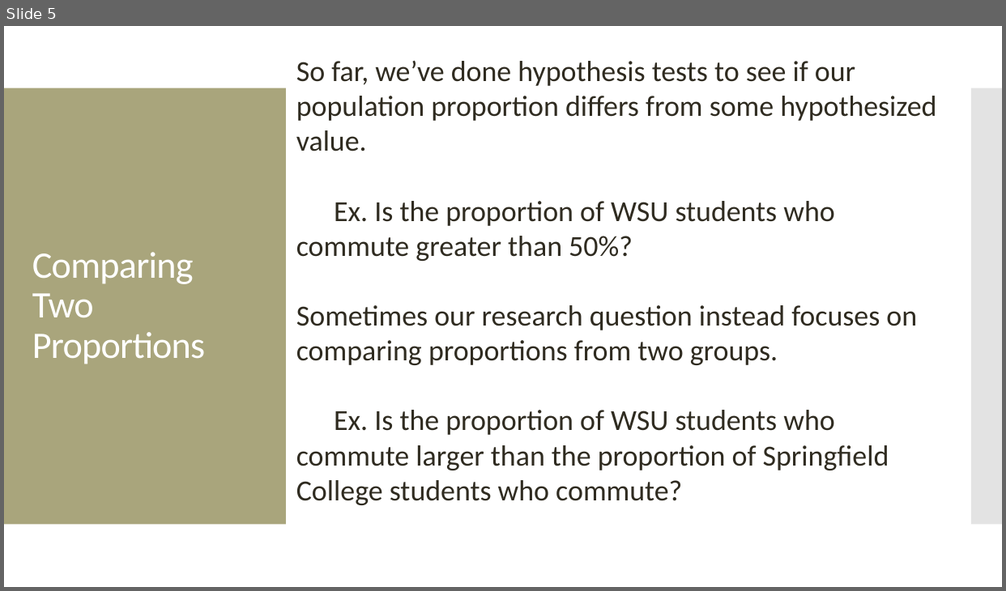
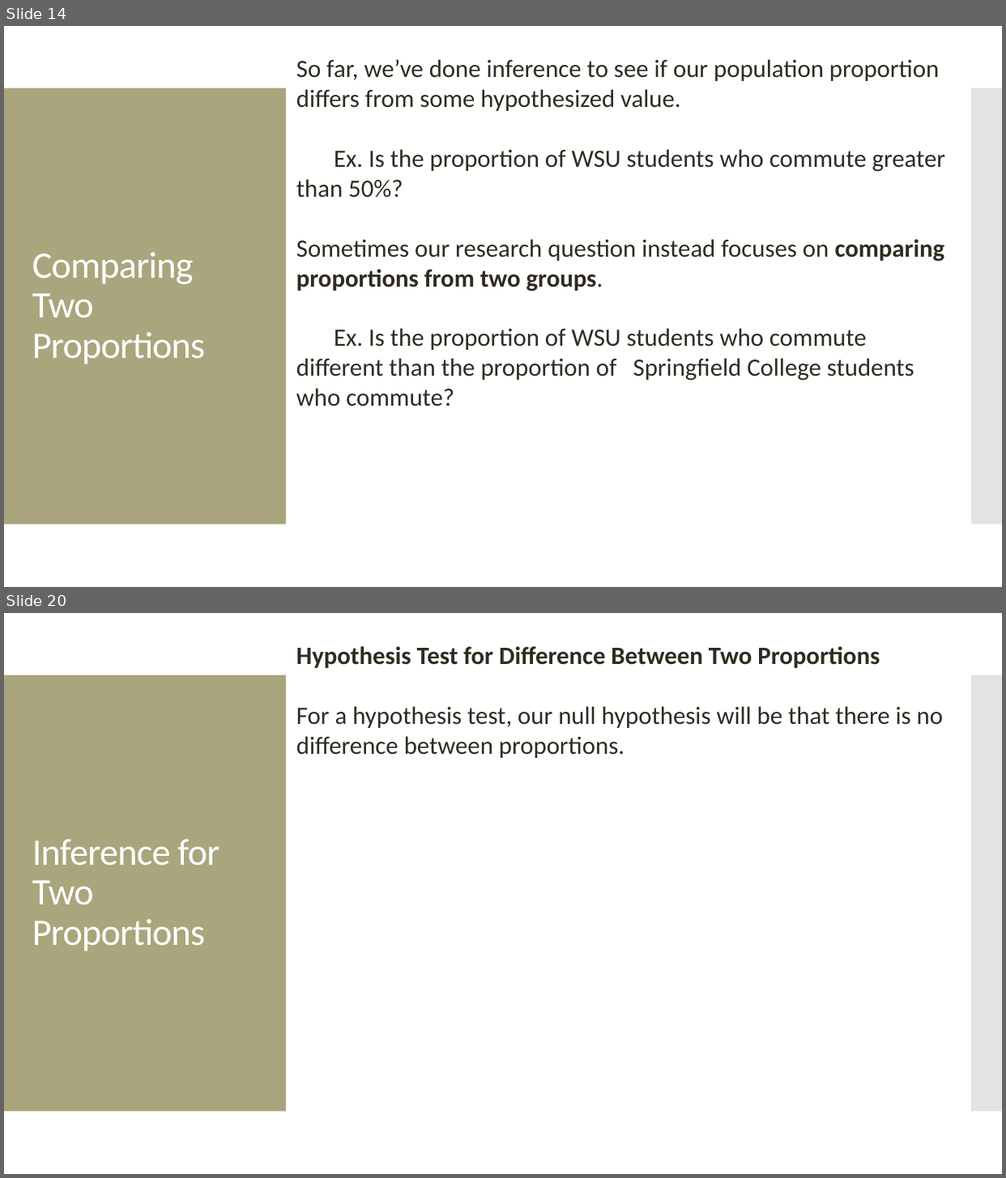
Before and after one commit to amosca01/MATH108-S24, a slide deck: slides/11-categorical-inference-pt1.pptx. Shown one above the other, each under a label of ours: slide 5 before the commit, slides 14 and 20 after it; the slides between them are not shown. The pictures are 1006x591 and 1006x1178 pixels, drawn with LibreOffice and Linux fonts; fonts in the diff are those of the drawing. Boxes give left, top, right and bottom in pixels: in the first picture for what was removed or moved away, otherwise in the second. Text is boxed around its words. In the diff, an @@ line names an element or a change of style, - is before the commit and + after.

```diff
--- a/slides/11-categorical-inference-pt1.pptx
+++ b/slides/11-categorical-inference-pt1.pptx
@@ slide 20 added at (4,613,1002,1174), background #FFFFFF; not listed: 2 template elements that a slide beside it also shows @@
@@ text added at (296,646,943,758), 24 pt, text #2F2B20 @@
+Hypothesis Test for Difference Between Two Proportions
+For a hypothesis test, our null hypothesis will be that there is no difference between proportions.
@@ title added at (32,839,219,952), 36 pt, text #FFFFFF @@
+Inference for Two Proportions
@@ what was slide 5 is now slide 14 @@
@@ slide 14 changed as well @@
@@ text at (296,59,939,111): text changed; size 28 to 24 pt @@
-So far, we’ve done hypothesis tests to see if our population proportion differs from some hypothesized value.
+So far, we’ve done inference to see if our population proportion differs from some hypothesized value.
@@ text at (296,149,946,292): size 28 to 24 pt in "Ex. Is the proportion of WSU students ...", "Sometimes our research question instead focuses on ..."; bold on in "comparing proportions from two groups." @@
@@ text at (296,328,914,407): text changed; size 28 to 24 pt @@
-Ex. Is the proportion of WSU students who commute larger than the proportion of Springfield College students who commute?
+Ex. Is the proportion of WSU students who commute different than the proportion of Springfield College students who commute?
```
Also in this commit, not shown: 19 other slides added, 10 other files.
